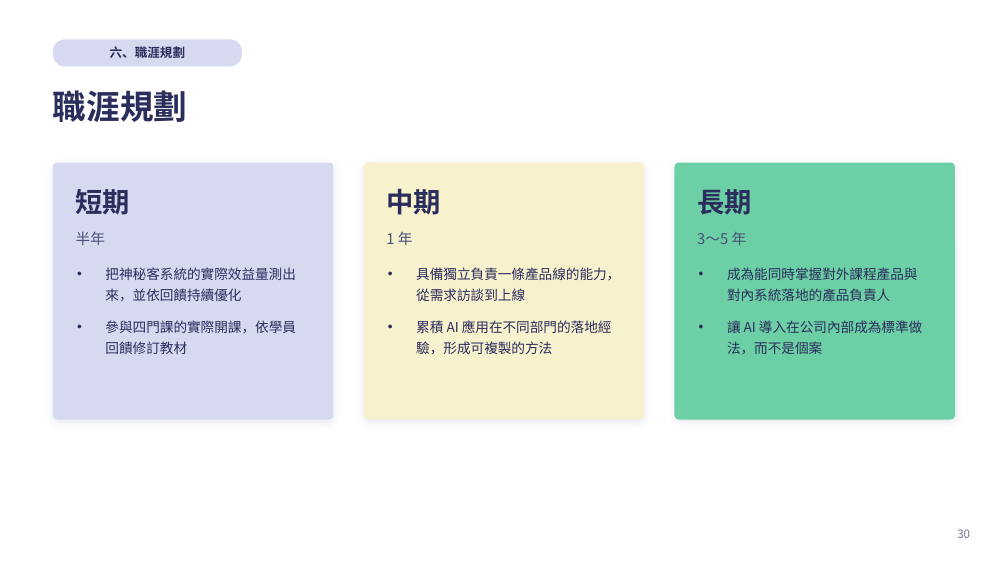
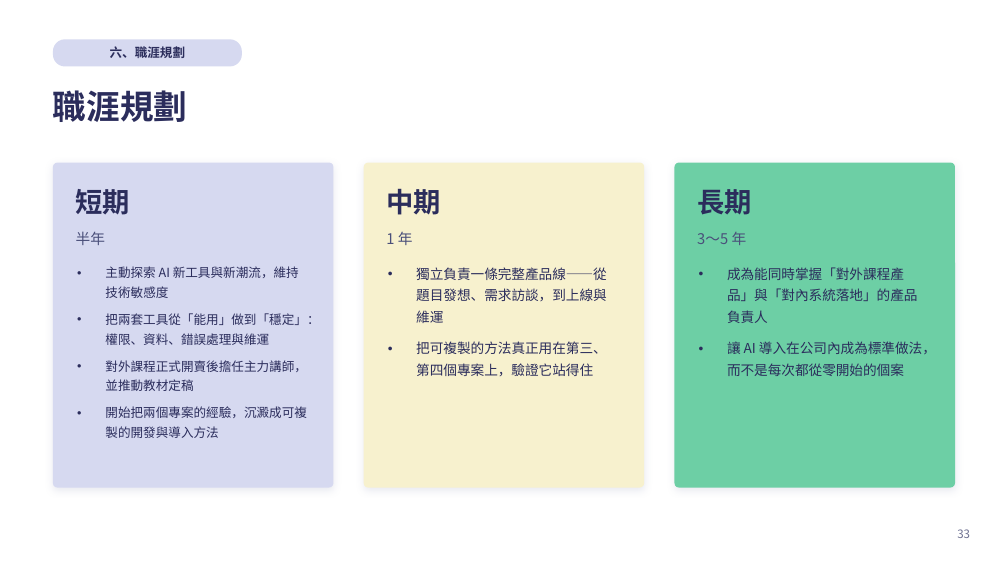
Before and after one commit to kirihuang-bit/freshman-report, a slide deck: slide 33 of 黃家朗新人報告.pptx (slide 30 before the commit). Drawn at 1008x567 pixels with LibreOffice and Linux fonts; fonts in the diff are those of the drawing. Boxes give left, top, right and bottom in pixels: in the first picture for what was removed or moved away, otherwise in the second. Text is boxed around its words. In the diff, an @@ line names an element or a change of style, - is before the commit and + after.

```diff
--- a/黃家朗新人報告.pptx
+++ b/黃家朗新人報告.pptx
@@ rounded rectangle: place and size @@
-rounded rectangle at [53,163,333,420]
+rounded rectangle at [53,163,333,488]
@@ rounded rectangle: place and size @@
-rounded rectangle at [364,163,644,420]
+rounded rectangle at [364,163,644,488]
@@ proportions changed in 3 elements at [53,163,333,488], [364,163,644,488], [675,163,955,488] @@
@@ rounded rectangle: place and size @@
-rounded rectangle at [675,163,955,420]
+rounded rectangle at [675,163,955,488]
@@ text at [105,266,319,438]: text changed; size 13 to 12 pt @@
-• 把神秘客系統的實際效益量測出來，並依回饋持續優化
-• 參與四門課的實際開課，依學員回饋修訂教材
+• 主動探索 AI 新工具與新潮流，維持技術敏感度
+• 把兩套工具從「能用」做到「穩定」：權限、資料、錯誤處理與維運
+• 對外課程正式開賣後擔任主力講師，並推動教材定稿
+• 開始把兩個專案的經驗，沉澱成可複製的開發與導入方法
@@ text at [416,267,607,376]: text changed @@
-• 具備獨立負責一條產品線的能力，從需求訪談到上線
-• 累積 AI 應用在不同部門的落地經驗，形成可複製的方法
+• 獨立負責一條完整產品線——從題目發想、需求訪談，到上線與維運
+• 把可複製的方法真正用在第三、第四個專案上，驗證它站得住
@@ text at [727,267,936,376]: text changed @@
-• 成為能同時掌握對外課程產品與對內系統落地的產品負責人
-• 讓 AI 導入在公司內部成為標準做法，而不是個案
+• 成為能同時掌握「對外課程產品」與「對內系統落地」的產品負責人
+• 讓 AI 導入在公司內成為標準做法，而不是每次都從零開始的個案
@@ text at [957,529,970,538]: text changed @@
-30
+33
```
Also in this commit, not shown: 18 other slides changed, 4 slides added, 1 slide removed, 4 other files.
